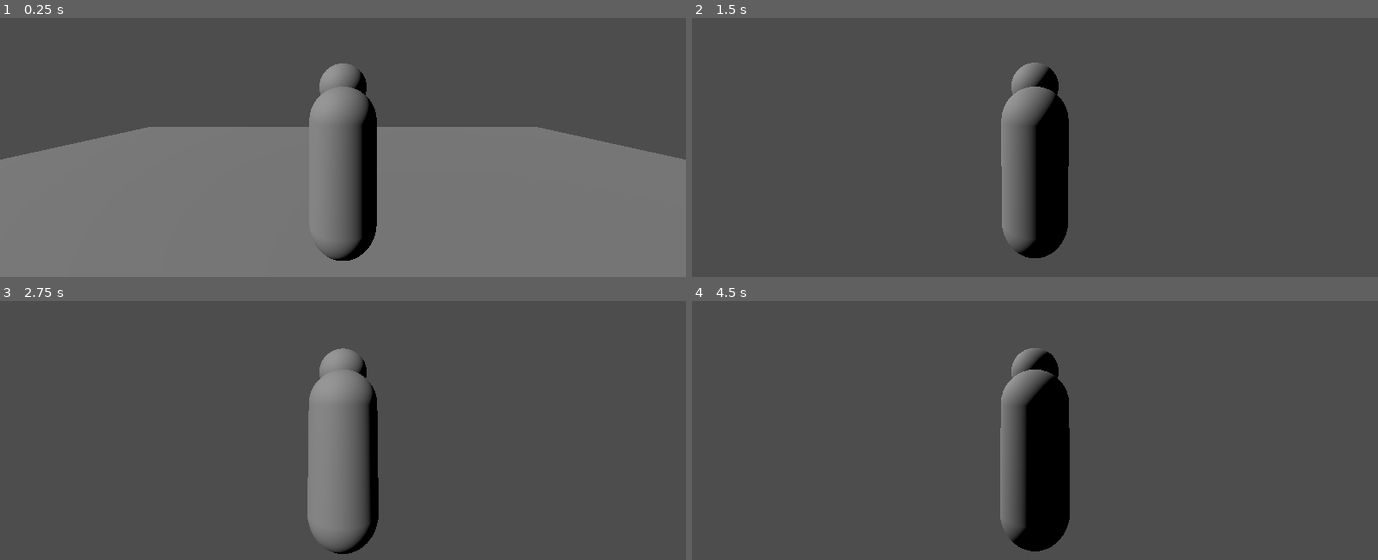
Above: before the commit, frames 1-4 (two rows, left to right).
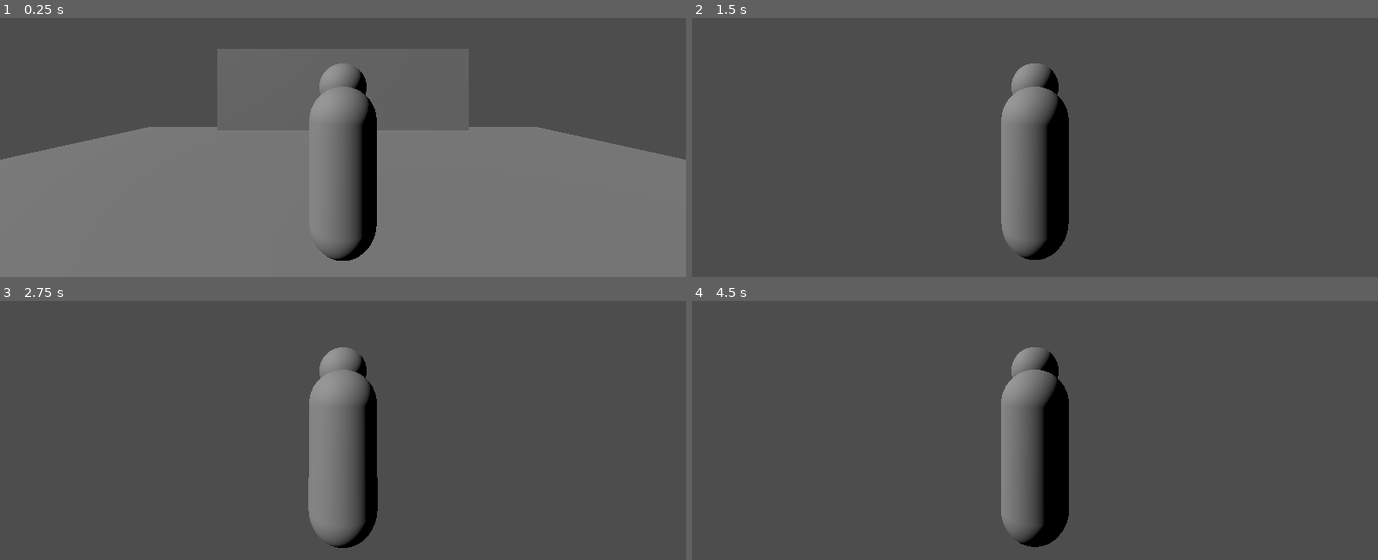
Above: after the commit, the same moments.

Repository: Smijj/3D-Hack-n-Slash
Game: Godot game, scene res://DSmyth/Scenes/Levels/main.tscn
Two runs of this game, one before a commit and one after it. Both use one fixed random seed, a clock stepped at 60 frames per second and the inputs below.
Inputs (mouse positions are in pixels of both pictures, inside the frame that each line leads up to):
- Up to frame 1 (0.25 s): no input
- Up to frame 2 (1.5 s): move the mouse to (1069, 82) at 0.52 s; press the mouse at (1069, 82) at 0.53 s; hold W (MoveForward) from 0.53 s (still down); tap Space (Jump) at 0.77 s; move the mouse to (1000, 85) at 1.27 s; release the mouse at (1000, 85) at 1.28 s; click (1000, 85) at 1.35 s
- Up to frame 3 (2.75 s): keep holding W (MoveForward); tap Space (Jump) at 1.52 s; tap Enter at 2 s; move the mouse to (356, 360) at 2.02 s; press the mouse at (356, 360) at 2.03 s
- Up to frame 4 (4.5 s): keep holding W (MoveForward); tap Space (Jump) at 2.75, 3.02, 3.77, 4.25 s; move the mouse to (1028, 373) at 2.77 s; release the mouse at (1028, 373) at 2.78 s; click (1028, 373) at 2.85 s; tap Enter at 3.5 s; move the mouse to (1083, 370) at 3.52 s; press the mouse at (1083, 370) at 3.53 s; move the mouse to (980, 363) at 4.27 s; release the mouse at (980, 363) at 4.28 s; click (980, 363) at 4.35 s

The runs differ from the first frame. In frame 1, 0.2% of the frame differs, in the area x 31-37%, y 11-20%; in frame 2, 2.3%; in frame 3, 1.1%; in frame 4, 3.6%, in the area x 44-56%, y 17-97%.

Commit message:
Expanded test scene a bit. Organised var export categories for the character and player scripts

Diff:
--- a/GD.3D Hack n Slash/DSmyth/Scenes/CharacterScenes/player.tscn
+++ b/GD.3D Hack n Slash/DSmyth/Scenes/CharacterScenes/player.tscn
@@ -13,7 +13,8 @@
 
 [sub_resource type="SphereMesh" id="SphereMesh_uwies"]
 
-[sub_resource type="SphereShape3D" id="SphereShape3D_1k3km"]
+[sub_resource type="BoxShape3D" id="BoxShape3D_0d3c1"]
+size = Vector3(1.96875, 2.30784, 3.5625)
 
 [sub_resource type="CapsuleShape3D" id="CapsuleShape3D_b62kp"]
 radius = 0.4
@@ -21,6 +22,7 @@
 [node name="Player" type="CharacterBody3D" node_paths=PackedStringArray("StatsComp", "AttackComp", "DamageableComps")]
 collision_layer = 2
 script = ExtResource("1_aqmr1")
+Sens = 0.2
 MoveSpeed = 15.0
 JumpVelocity = 10.0
 StatsComp = NodePath("StatsComponent")
@@ -51,10 +53,13 @@
 
 [node name="StatsComponent" parent="." instance=ExtResource("2_hno1l")]
 
-[node name="AttackComponent" parent="." instance=ExtResource("4_iltov")]
+[node name="AttackComponent" parent="." node_paths=PackedStringArray("Collider") instance=ExtResource("4_iltov")]
+Collider = NodePath("CollisionShape3D")
 
 [node name="CollisionShape3D" type="CollisionShape3D" parent="AttackComponent"]
-shape = SubResource("SphereShape3D_1k3km")
+transform = Transform3D(1, 0, 0, 0, 1, 0, 0, 0, 1, 0, 1.18557, -1.28125)
+shape = SubResource("BoxShape3D_0d3c1")
+disabled = true
 
 [node name="DamagableComponent" parent="." instance=ExtResource("3_plmfk")]
 transform = Transform3D(1, 0, 0, 0, 1, 0, 0, 0, 1, 0, 1, 0)
--- a/GD.3D Hack n Slash/DSmyth/Scenes/Levels/main.tscn
+++ b/GD.3D Hack n Slash/DSmyth/Scenes/Levels/main.tscn
@@ -1,11 +1,15 @@
-[gd_scene load_steps=7 format=3 uid="uid://bn5agg38h78vo"]
+[gd_scene load_steps=8 format=3 uid="uid://bn5agg38h78vo"]
 
 [ext_resource type="PackedScene" uid="uid://c0v54drbtvsn8" path="res://DSmyth/Scenes/CharacterScenes/player.tscn" id="1_u1eif"]
 [ext_resource type="PackedScene" uid="uid://dwsod8kkdjg8p" path="res://DSmyth/Scenes/CharacterScenes/attack_component.tscn" id="2_u4cxg"]
 
+[sub_resource type="BoxMesh" id="BoxMesh_21eyp"]
+
+[sub_resource type="BoxShape3D" id="BoxShape3D_2i76t"]
+size = Vector3(20, 1, 20)
+
 [sub_resource type="BoxShape3D" id="BoxShape3D_m5yle"]
-
-[sub_resource type="BoxMesh" id="BoxMesh_21eyp"]
+size = Vector3(12, 4, 1)
 
 [sub_resource type="SphereShape3D" id="SphereShape3D_ou7bi"]
 
@@ -18,13 +22,22 @@
 [node name="Ground" type="StaticBody3D" parent="."]
 transform = Transform3D(1, 0, 0, 0, 1, 0, 0, 0, 1, 0, -1, 0)
 
+[node name="MeshInstance3D" type="MeshInstance3D" parent="Ground"]
+transform = Transform3D(20, 0, 0, 0, 1, 0, 0, 0, 20, 0, 0, 0)
+mesh = SubResource("BoxMesh_21eyp")
+
 [node name="CollisionShape3D" type="CollisionShape3D" parent="Ground"]
-transform = Transform3D(20, 0, 0, 0, 1, 0, 0, 0, 20, 0, 0, 0)
+shape = SubResource("BoxShape3D_2i76t")
+
+[node name="Wall" type="StaticBody3D" parent="."]
+transform = Transform3D(1, 0, 0, 0, 1, 0, 0, 0, 1, 0, 1.39707, -9.47873)
+
+[node name="MeshInstance3D" type="MeshInstance3D" parent="Wall"]
+transform = Transform3D(12, 0, 0, 0, 4, 0, 0, 0, 1, 0, 0, 0)
+mesh = SubResource("BoxMesh_21eyp")
+
+[node name="CollisionShape3D" type="CollisionShape3D" parent="Wall"]
 shape = SubResource("BoxShape3D_m5yle")
-
-[node name="MeshInstance3D" type="MeshInstance3D" parent="Ground/CollisionShape3D"]
-mesh = SubResource("BoxMesh_21eyp")
-skeleton = NodePath("../..")
 
 [node name="TestAttackComp" parent="." instance=ExtResource("2_u4cxg")]
 transform = Transform3D(1, 0, 0, 0, 1, 0, 0, 0, 1, 0, 0, -3.01476)
--- a/GD.3D Hack n Slash/DSmyth/Scripts/CharacterModule/attack_component.gd
+++ b/GD.3D Hack n Slash/DSmyth/Scripts/CharacterModule/attack_component.gd
@@ -7,7 +7,7 @@
 var AttackType : Constants.AttackType = Constants.AttackType.BASIC
 var AttackOwner : Node
 
-var Collider : CollisionShape3D
+@export var Collider : CollisionShape3D
 
 func _ready():
 	if !Collider:
--- a/GD.3D Hack n Slash/DSmyth/Scripts/CharacterModule/character.gd
+++ b/GD.3D Hack n Slash/DSmyth/Scripts/CharacterModule/character.gd
@@ -1,7 +1,7 @@
 class_name Character
 extends CharacterBody3D
 
-@export_category("Settings")
+@export_category("Character Settings")
 @export var MoveSpeed = 5.0
 @export var JumpVelocity = 4.5
 # Get the Gravity from the project settings to be synced with RigidBody nodes.
--- a/GD.3D Hack n Slash/DSmyth/Scripts/CharacterModule/player.gd
+++ b/GD.3D Hack n Slash/DSmyth/Scripts/CharacterModule/player.gd
@@ -1,7 +1,8 @@
 extends Character
 # Handles Player Input, Momentum, Dashing, and Jumping
 
-@onready var CameraPivot = $CameraOrigin
+@export_category("Camera Settings")
+@onready var CameraPivot:Node3D = $CameraOrigin
 @export var Sens := 0.5
 
 #region Godot Functions & Events
